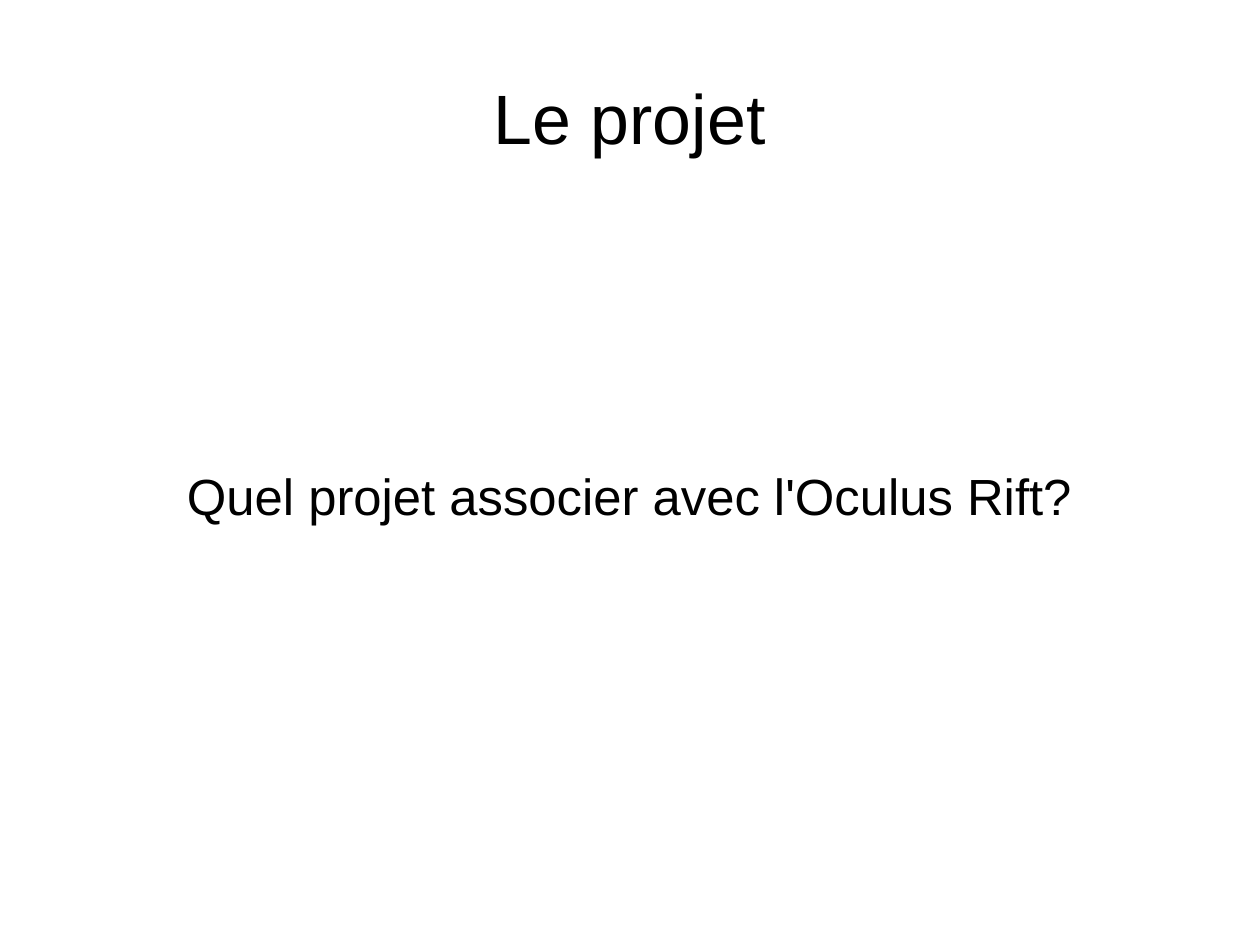
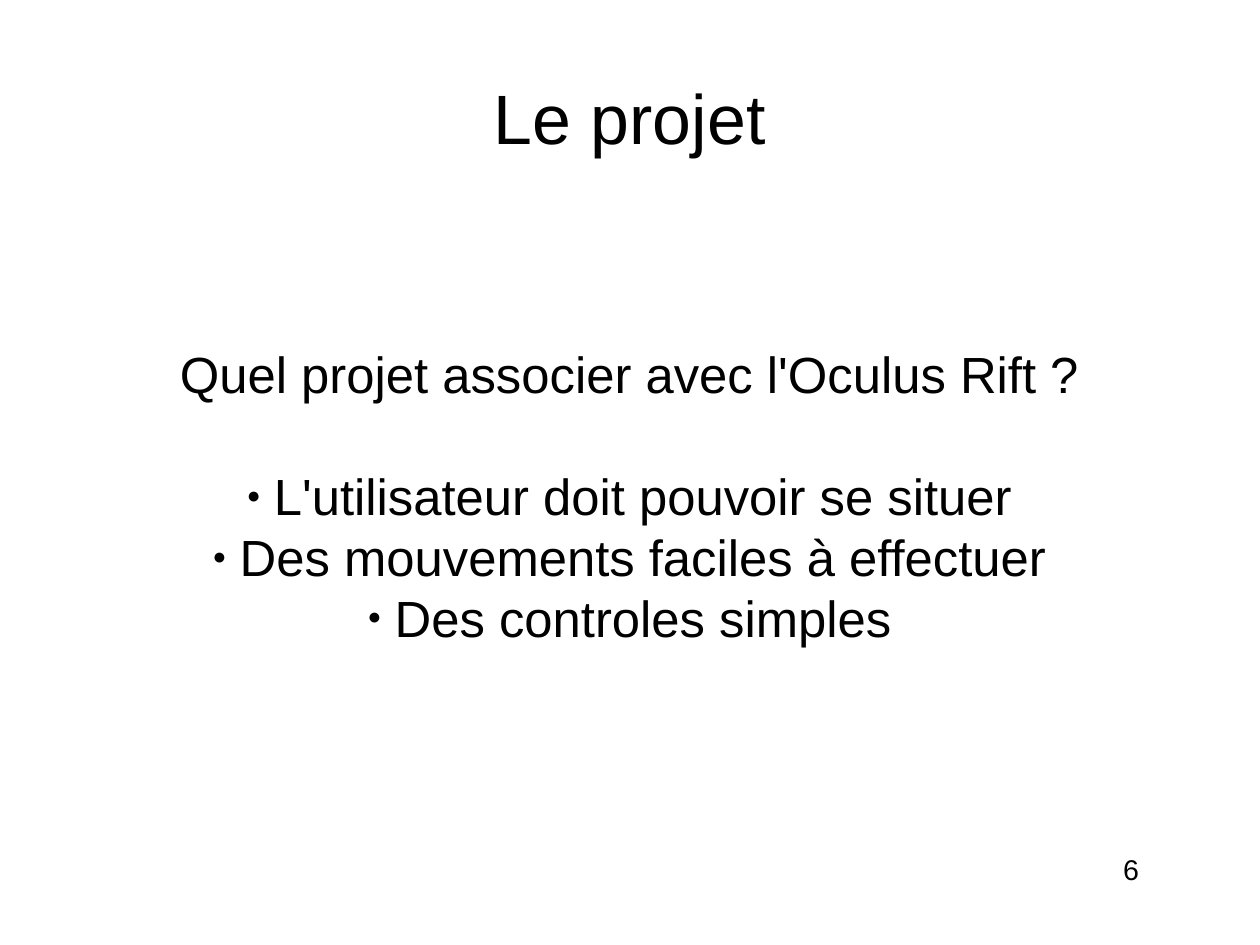
Before and after one commit to Mzartek/OculusRift_Tutoring, a slide deck: slide 6 of Report/first.odp. Drawn at 1260x945 pixels with LibreOffice and Linux fonts; fonts in the diff are those of the drawing. Boxes give left, top, right and bottom in pixels: in the first picture for what was removed or moved away, otherwise in the second. Text is boxed around its words. In the diff, an @@ line names an element or a change of style, - is before the commit and + after.

Commit message:
New slides

```diff
--- a/Report/first.odp
+++ b/Report/first.odp
@@ subtitle at <box>180,356,1046,647</box>: text changed @@
-Quel projet associer avec l'Oculus Rift?
+Quel projet associer avec l'Oculus Rift ?
+● L'utilisateur doit pouvoir se situer
+● Des mouvements faciles à effectuer
+● Des controles simples
@@ page number added at <box>1123,860,1139,881</box>, 18 pt, text #000000 @@
+6
```
Also in this commit, not shown: 6 other slides changed, 2 slides added, 1 slide removed, 1 other file.
